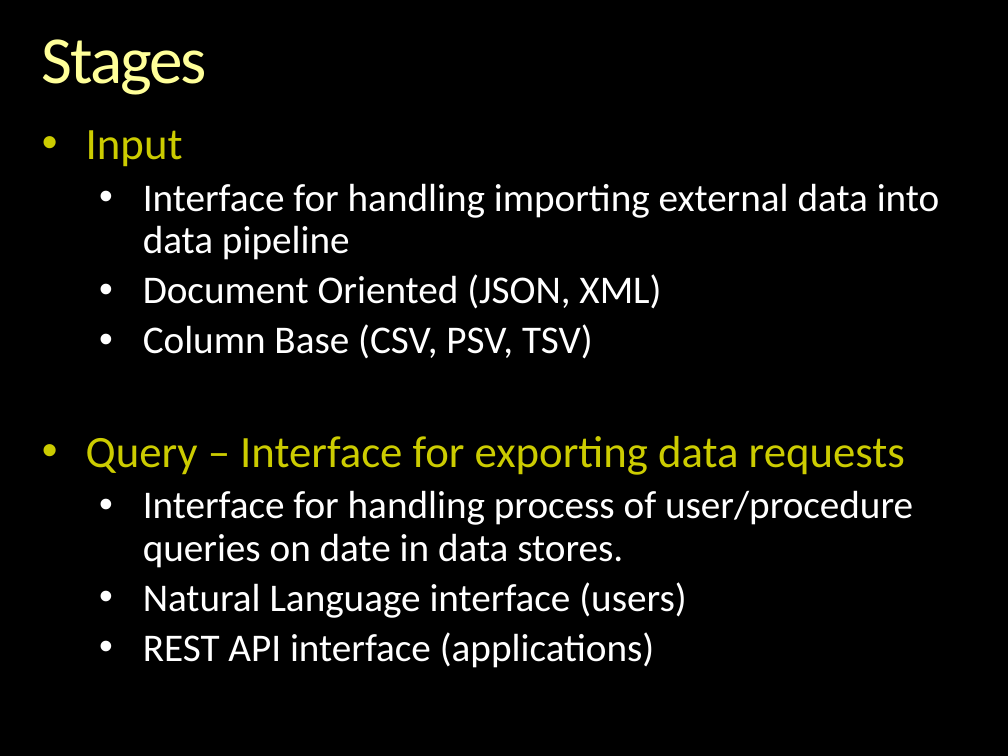
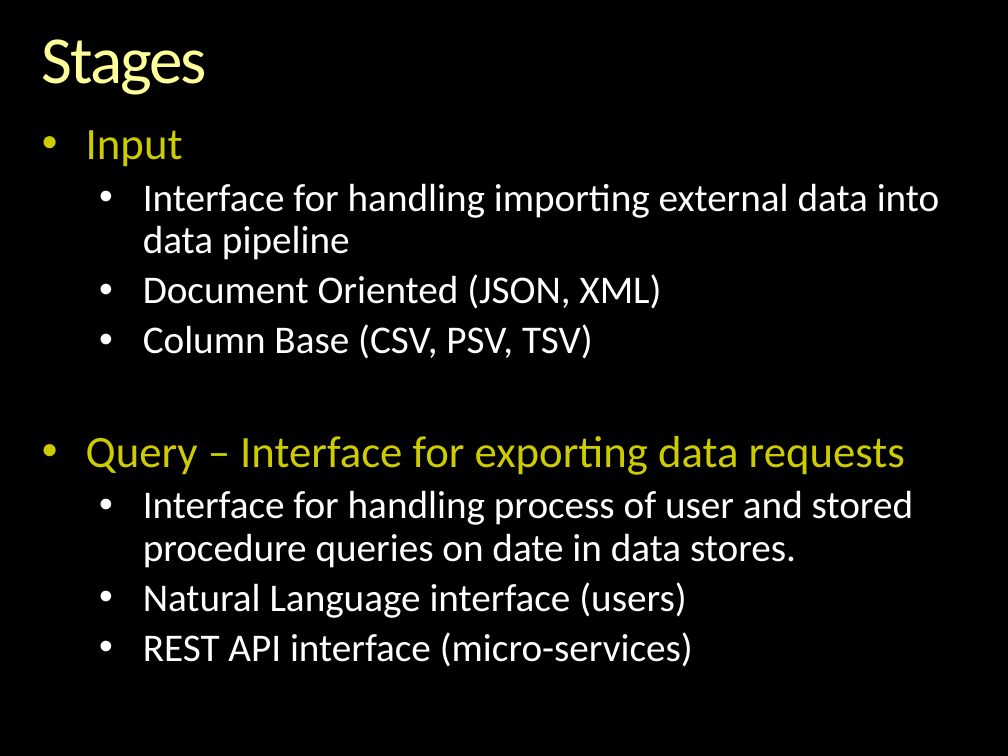
Before and after one commit to andrewferlitsch/epipog-nosql, a slide deck: slide 3 of specs/stages/Data Pipeline.pptx. Drawn at 1008x756 pixels with LibreOffice and Linux fonts; fonts in the diff are those of the drawing; background and template pictures are left out. Boxes give left, top, right and bottom in pixels: in the first picture for what was removed or moved away, otherwise in the second. Text is boxed around its words. In the diff, an @@ line names an element or a change of style, - is before the commit and + after.

```diff
--- a/specs/stages/Data Pipeline.pptx
+++ b/specs/stages/Data Pipeline.pptx
@@ text at bbox=[143, 490, 913, 568]: text changed @@
-  • Interface for handling process of user/procedure queries on date in data stores.
+  • Interface for handling process of user and stored procedure queries on date in data stores.
@@ text at bbox=[143, 632, 693, 667]: text changed @@
-  • REST API interface (applications)
+  • REST API interface (micro-services)
```
Also in this commit, not shown: 2 other slides changed, 2 other files.
